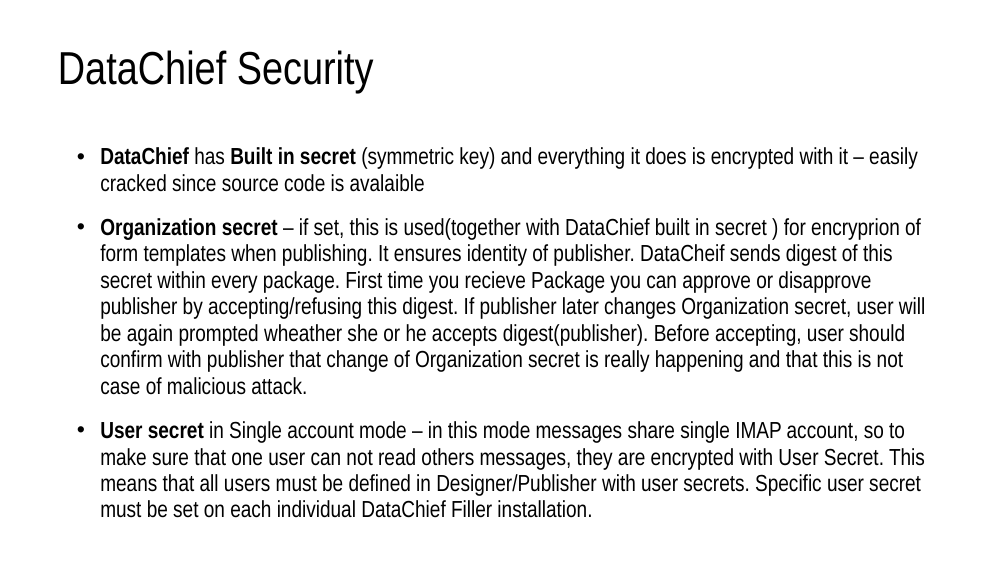
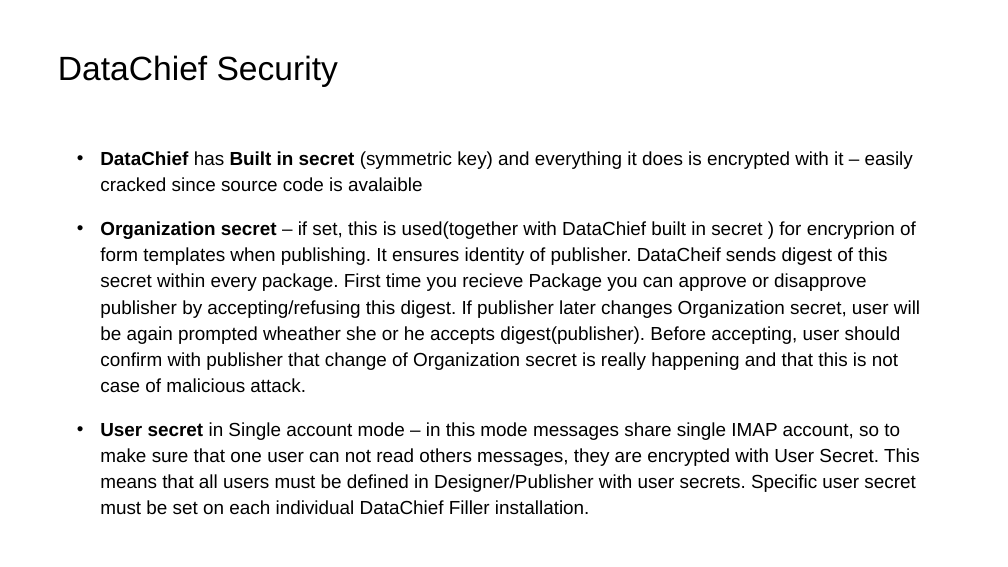
Before and after one commit to iivanic/DataChief, a slide deck: slide 4 of DataChief Communication Configuration.odp. Drawn at 1008x567 pixels with LibreOffice and Linux fonts; fonts in the diff are those of the drawing. Boxes give left, top, right and bottom in pixels: in the first picture for what was removed or moved away, otherwise in the second. Text is boxed around its words. In the diff, an @@ line names an element or a change of style, - is before the commit and + after.

```diff
--- a/DataChief Communication Configuration.odp
+++ b/DataChief Communication Configuration.odp
@@ title "DataChief Security" at [58, 55, 338, 87]: size 44 to 32 pt, font Arial Narrow to Arial @@
@@ text "DataChief has Built in secret ..." at [100, 151, 920, 515]: size 22.1 to 18 pt, font Arial Narrow to Arial; line spacing 0.95 to 1.15 @@
```
Also in this commit, not shown: 4 other slides changed.
